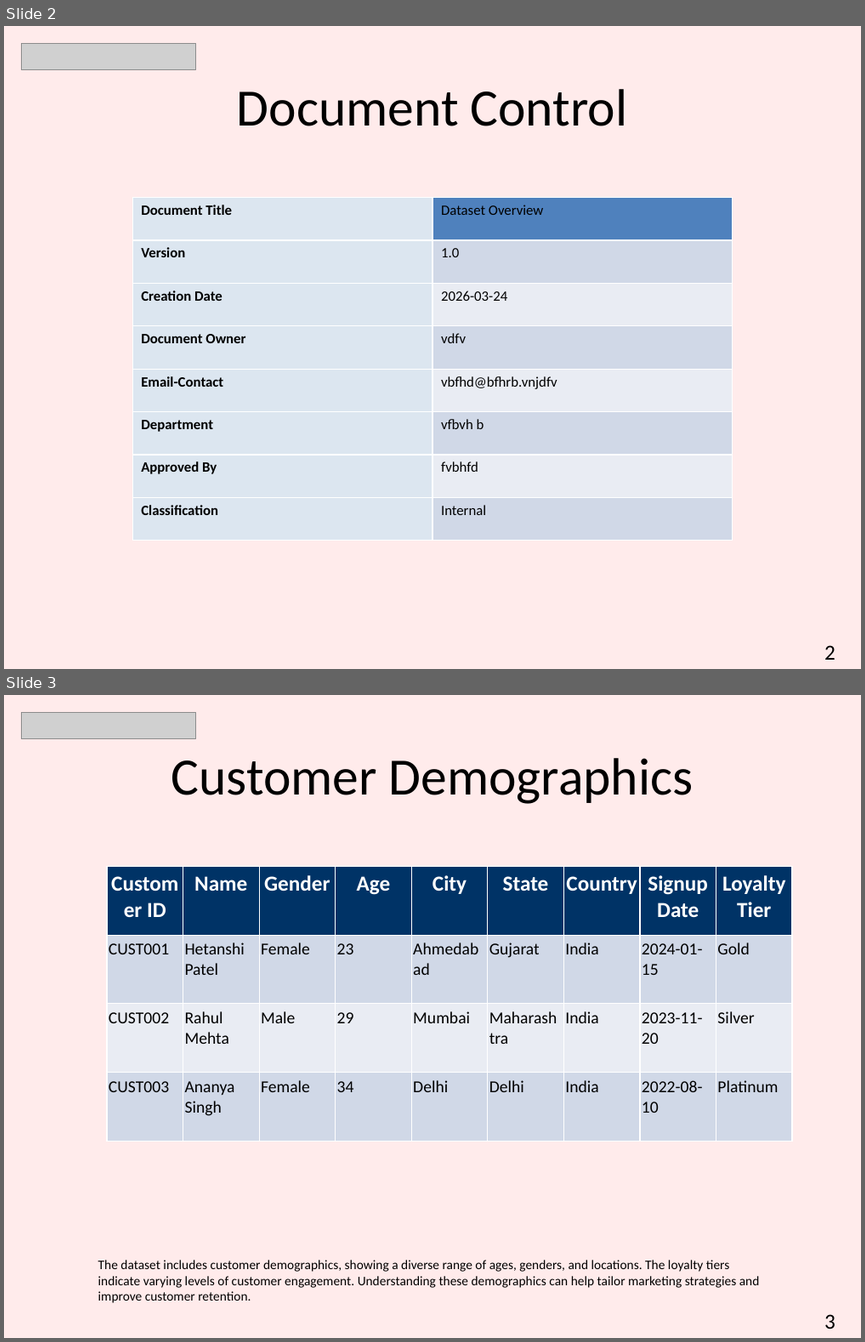
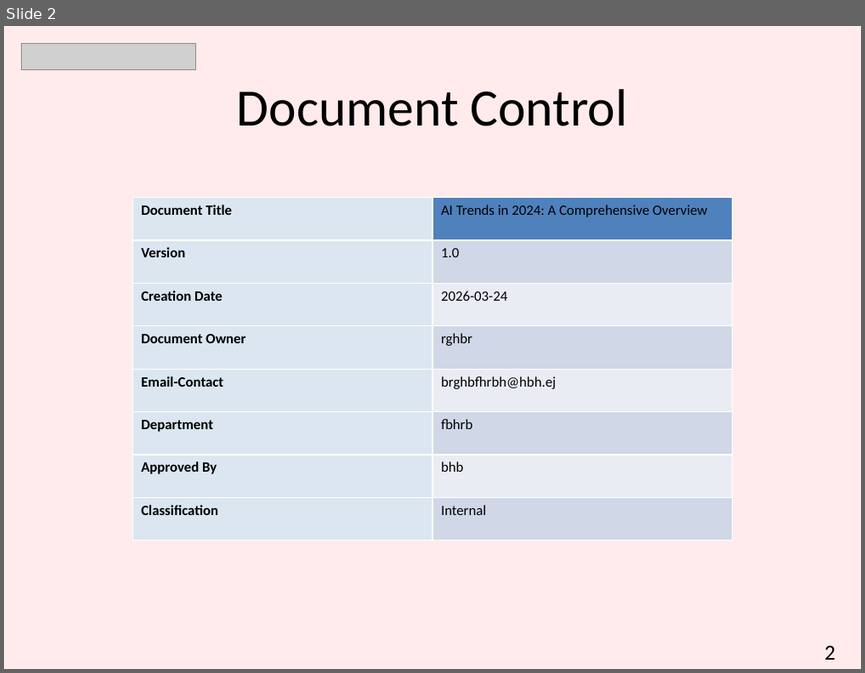
Before and after one commit to hetanshi511/CyberNexus, a slide deck: Backend/Presentation.pptx. Shown one above the other, each under a label of ours: slides 2 and 3 before the commit, slide 2 after it. The pictures are 865x1342 and 865x673 pixels, drawn with LibreOffice and Linux fonts; fonts in the diff are those of the drawing; grey boxes stand for pictures. Boxes give left, top, right and bottom in pixels: in the first picture for what was removed or moved away, otherwise in the second. Text is boxed around its words. In the diff, an @@ line names an element or a change of style, - is before the commit and + after.

```diff
--- a/Backend/Presentation.pptx
+++ b/Backend/Presentation.pptx
@@ slide 3 removed at <box>4,695,861,1338</box>, background #FFEBEB @@
@@ picture removed at <box>21,712,196,738</box> @@
@@ title removed at <box>171,758,693,804</box> @@
-Customer Demographics
@@ table removed at <box>107,867,793,1140</box>, 4 rows, 9 columns @@
-Customer ID | Name | Gender | Age | City | State | Country | Signup Date | Loyalty Tier
-CUST001 | Hetanshi Patel | Female | 23 | Ahmedabad | Gujarat | India | 2024-01-15 | Gold
-CUST002 | Rahul Mehta | Male | 29 | Mumbai | Maharashtra | India | 2023-11-20 | Silver
-CUST003 | Ananya Singh | Female | 34 | Delhi | Delhi | India | 2022-08-10 | Platinum
@@ text removed at <box>98,1259,760,1303</box> @@
-The dataset includes customer demographics, showing a diverse range of ages, genders, and locations. The loyalty tiers indicate varying levels of customer engagement. Understanding these demographics can help tailor marketing strategies and improve customer retention.
@@ text removed at <box>824,1314,835,1328</box> @@
-3
@@ slide 2 changed as well @@
@@ table at <box>132,198,732,540</box> @@
-row 1, column 2: Dataset Overview
+row 1, column 2: AI Trends in 2024: A Comprehensive Overview
-row 4, column 2: vdfv
+row 4, column 2: rghbr
-row 5, column 2: vbfhd@bfhrb.vnjdfv
+row 5, column 2: brghbfhrbh@hbh.ej
-row 6, column 2: vfbvh b
+row 6, column 2: fbhrb
-row 7, column 2: fvbhfd
+row 7, column 2: bhb
```
Also in this commit, not shown: 5 slides added, 6 other slides removed, 22 other files.
